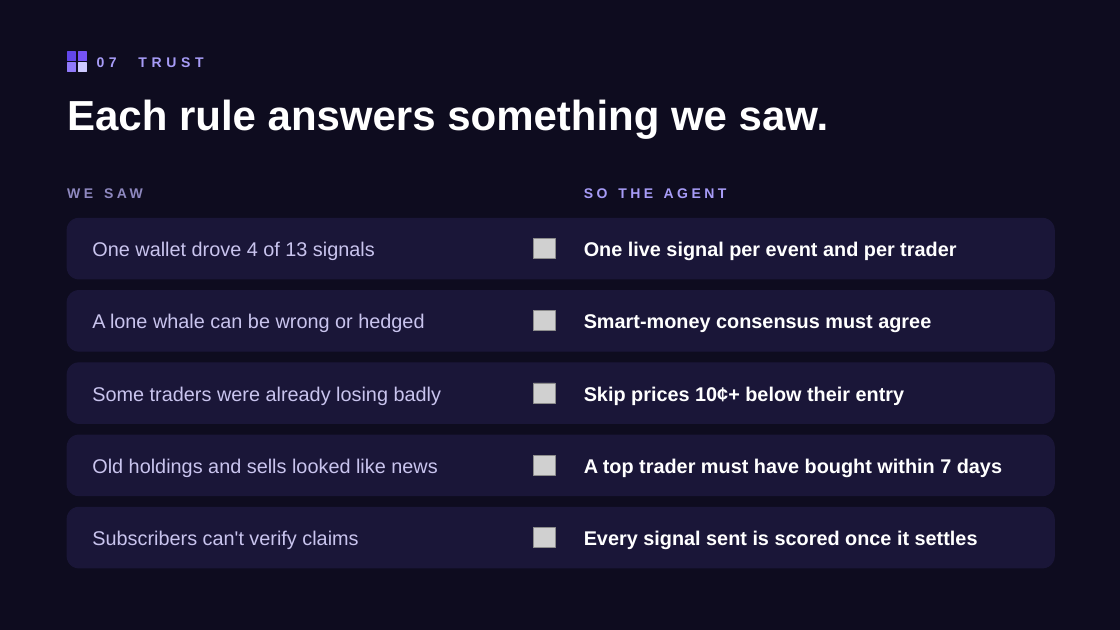
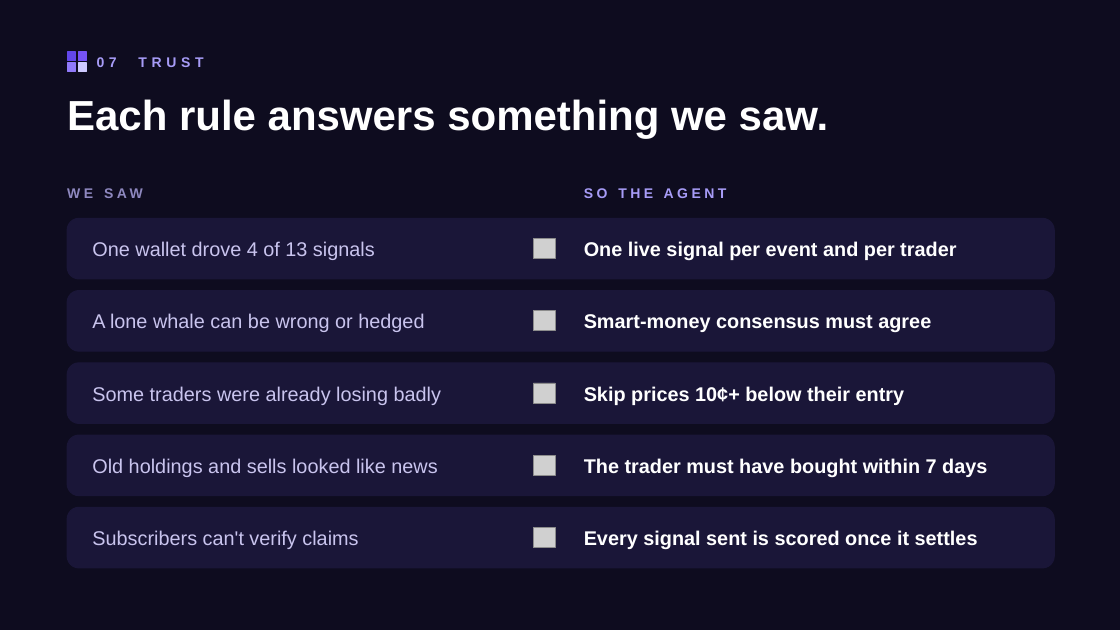
Before and after one commit to arpitBhalla/okx-smart-money-agent, a slide deck: slide 8 of pitch/Datadash-Smart-Money.pptx. Drawn at 1120x630 pixels with LibreOffice and Linux fonts; fonts in the diff are those of the drawing; grey boxes stand for pictures. Boxes give left, top, right and bottom in pixels: in the first picture for what was removed or moved away, otherwise in the second. Text is boxed around its words. In the diff, an @@ line names an element or a change of style, - is before the commit and + after.

```diff
--- a/pitch/Datadash-Smart-Money.pptx
+++ b/pitch/Datadash-Smart-Money.pptx
@@ text at [584,458,987,477]: text changed @@
-A top trader must have bought within 7 days
+The trader must have bought within 7 days
```
Also in this commit, not shown: 2 other slides changed, 13 other files.
